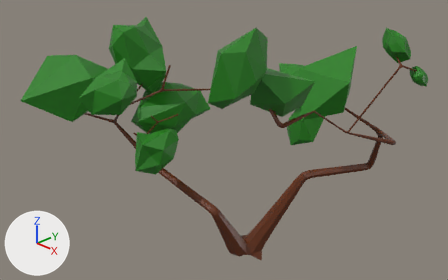
One commit to the Blender file derevosykes.blend: the scene before it, then after it.
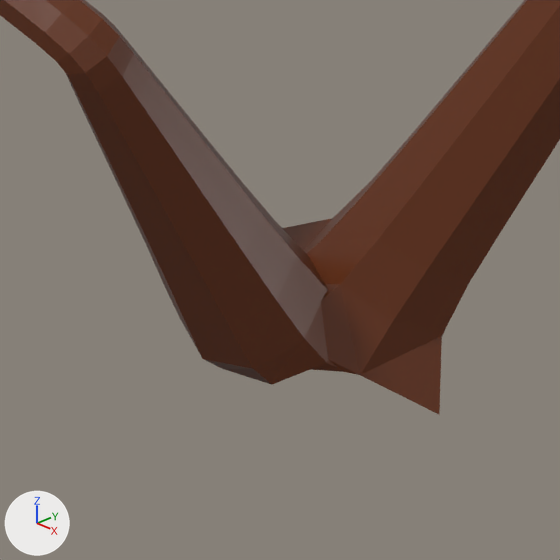
Each version appears first whole from a camera (50 mm lens) standing at (24.52, -25.24, 24.45) and looking at (0.2, -2.02, 9.38), and next in a close-up on the part from 45% to 62% of the width and 73% to 100% of the height. The axes (+X, +Y, +Z) are drawn at lower left. The lights are the same throughout.
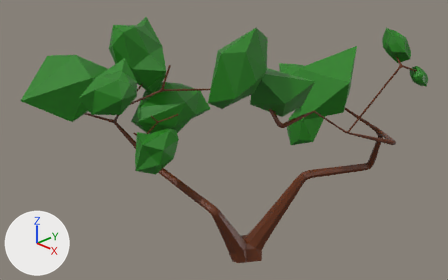
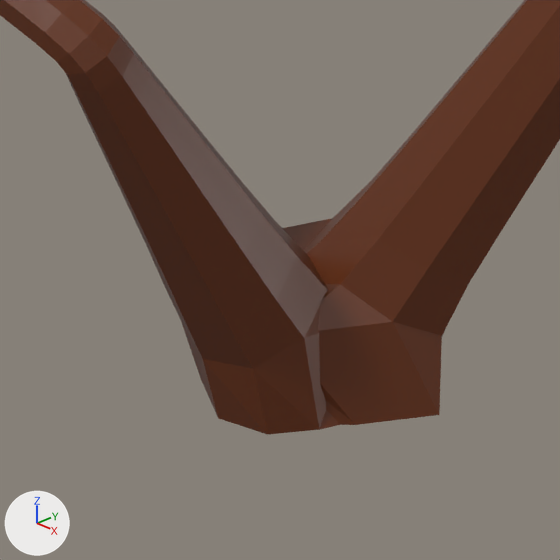
Where the change shows, as pixel boxes [x1, y1, x2, y2] in the close-ups (560 x 560 px; the box of a moved part takes in the faces that stretch with it):
```json
{"object": "Cube", "change": "reshaped", "before": [0, 0, 560, 414], "after": [0, 0, 560, 435]}
{"part": 1, "of": "me_cube", "change": "moved or reshaped", "before": [204, 285, 442, 414], "after": [181, 285, 442, 435]}
```

Scene script edits in JSON lines:
```json
{"block": "me_cube", "where": "me_cube.from_pydata(...)  # 9612 vertices, 9610 faces; spans x -8.7..10.4, y -10.3..6.3, z 0.3..16.3"}
{"block": "me_cube", "where": "# used by ob_cube; location = (0.0, 0.0, 0.0)"}
{"block": "me_cube", "where": "# before: 4 (0.5, -0.9, 0.7), 5 (-0.6, -0.7, 0.7), 2586 (-0.3, 0.9, 0.7), 2603 (-0.5, -0.2, 0.8), 2712 (-0.1, -1.0, 0.6)"}
{"block": "me_cube", "where": "# before: 2716 (0.9, -0.2, 0.7), 7370 (-0.5, 0.3, 0.7), 7445 (0.8, -0.3, 0.7)"}
{"block": "me_cube", "change": "me_cube part 1"}
{"op": "add", "block": "me_cube", "code": "for i in [4, 5, 2586, 2603, 2712, 2716, 7370, 7445]: me_cube.vertices[i].co += Vector((0.0, -0.1, -0.5))"}
{"op": "set", "path": "me_cube.vertices[2724].co", "old": "(0.7, -0.5, 0.9)", "new": "(0.8, -0.6, 0.2)"}
```
